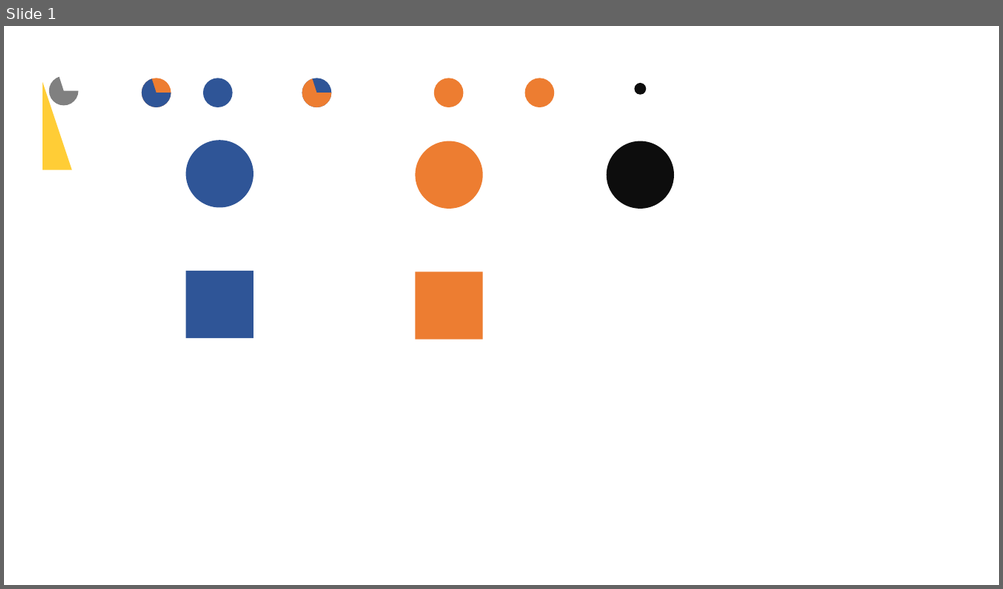
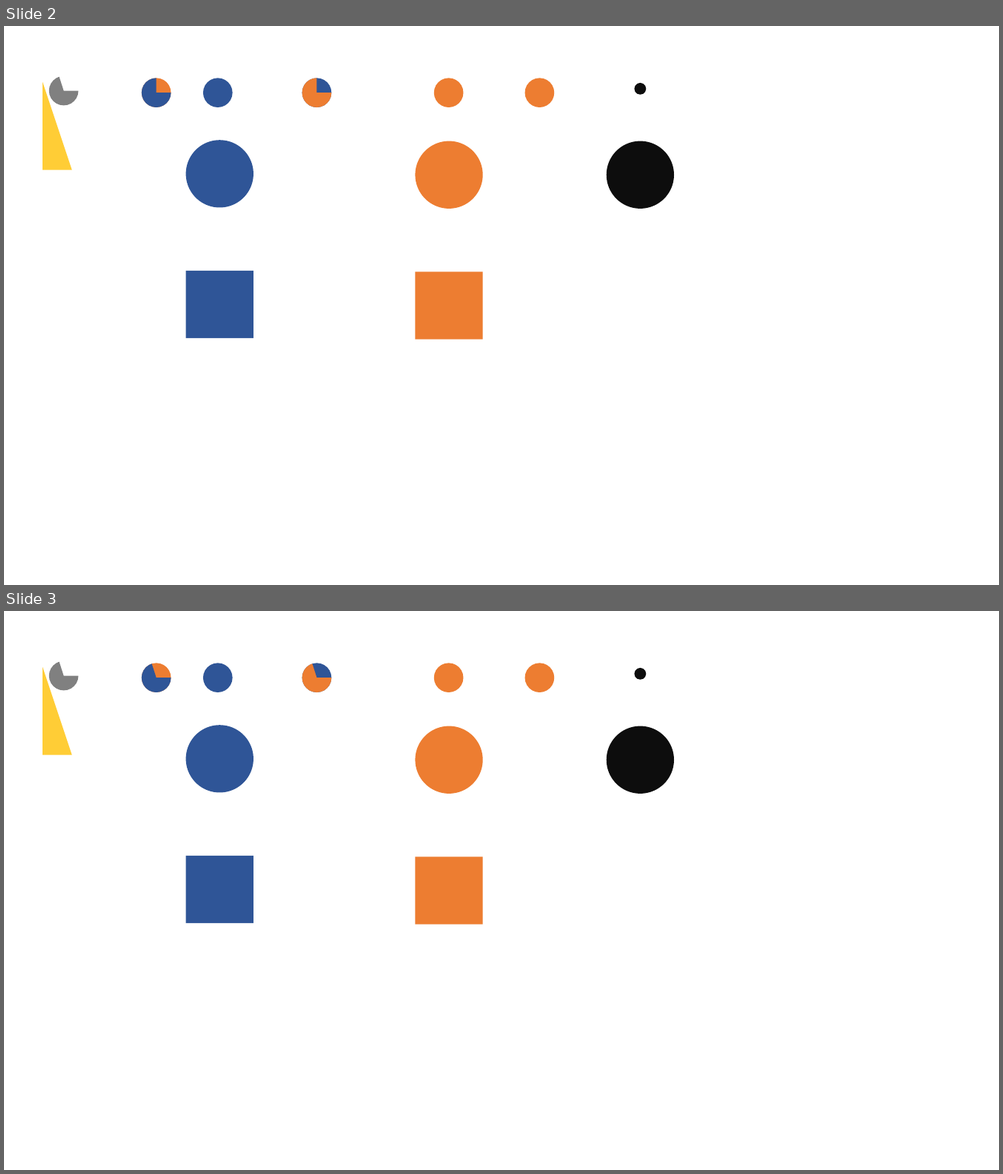
Before and after one commit to guyavr/go_nogo_calib_task, a slide deck: img/Image_Manipulation.pptx. Shown one above the other, each under a label of ours: slide 1 before the commit, slides 2 and 3 after it. The pictures are 1003x589 and 1003x1174 pixels, drawn with LibreOffice and Linux fonts; fonts in the diff are those of the drawing. Boxes give left, top, right and bottom in pixels: in the first picture for what was removed or moved away, otherwise in the second. Text is boxed around its words. In the diff, an @@ line names an element or a change of style, - is before the commit and + after.

```diff
--- a/img/Image_Manipulation.pptx
+++ b/img/Image_Manipulation.pptx
@@ slide 2 added at (4,26,999,585), background #FFFFFF @@
@@ right triangle added at (42,82,72,170), fill #FFC000 at 79% opacity @@
@@ pie slice (boxed as its full ellipse) added at (48,76,78,105), fill #808080 @@
@@ ellipse added at (142,79,170,107), fill #ED7D31 @@
@@ pie slice (boxed as its full ellipse) added at (142,79,170,107), fill #2F5597 @@
@@ ellipse added at (203,79,233,107), fill #2F5597 @@
@@ ellipse added at (302,79,332,107), fill #2F5597 @@
@@ pie slice (boxed as its full ellipse) added at (302,79,332,107), fill #ED7D31 @@
@@ ellipse added at (434,79,463,107), fill #ED7D31 @@
@@ ellipse added at (525,79,554,107), fill #ED7D31 @@
@@ ellipse added at (634,83,646,95), fill #0D0D0D @@
@@ ellipse added at (186,140,254,208), fill #2F5597 @@
@@ ellipse added at (415,141,483,209), fill #ED7D31 @@
@@ ellipse added at (606,141,674,209), fill #0D0D0D @@
@@ ellipse added at (743,141,811,209), fill #FFFFFF @@
@@ rectangle added at (186,271,254,338), fill #2F5597 @@
@@ rectangle added at (415,272,483,340), fill #ED7D31 @@
@@ what was slide 1 is now slide 3 @@
```
Also in this commit, not shown: 1 other slide added, 7 other files.
